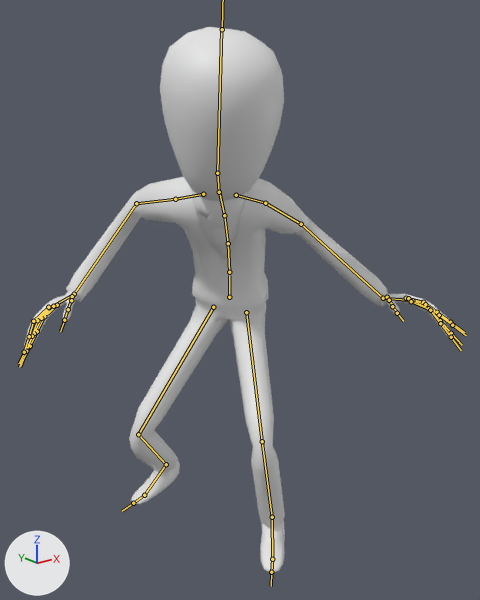
Renders of the FBX model Assets/Animations/Animation/Player/horrible_armature@Jumping.fbx from each side of a commit.
Rendered twice from a camera (50 mm lens) standing at (-1.5, -2.06, 1.77) and looking at (0.03, -0.14, 1.01). Arrows for +X, +Y and +Z are at lower left; the lights stay in place. Both versions are drawn at frame 13 of the action 'mixamo.com'; the numbers are the values there. The bones that bend it are drawn over the model as lines.

In view in the first picture: 'horrible'.
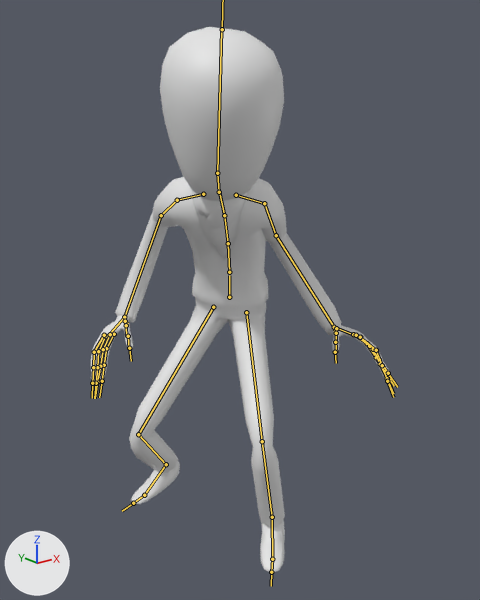
What the commit changed:
Bone 'mixamorig:LeftShoulder' (bone_mixamorig_leftshoulder) turns from (16, 0, -3) to (19, 0, -3) degrees about its own x, y and z.
Bone 'mixamorig:LeftArm' (bone_mixamorig_leftarm) turns from (52, -2, -21) to (64, -2, -20) degrees about its own x, y and z.
Bone 'mixamorig:LeftForeArm' (bone_mixamorig_leftforearm) turns from (-23, -13, 87) to (-10, 1, 87) degrees about its own x, y and z.
Bone 'mixamorig:LeftHand' (bone_mixamorig_lefthand) turns from (-36, 10, 13) to (-36, 15, 11) degrees about its own x, y and z.
Bone 'mixamorig:RightShoulder' (bone_mixamorig_rightshoulder) turns from (9, 0, 3) to (11, 0, 3) degrees about its own x, y and z.
Bone 'mixamorig:RightArm' (bone_mixamorig_rightarm) turns from (41, -4, 18) to (53, -4, 18) degrees about its own x, y and z.
Bone 'mixamorig:RightForeArm' (bone_mixamorig_rightforearm) turns from (-8, 11, -84) to (5, -3, -84) degrees about its own x, y and z.
Bone 'mixamorig:RightHand' (bone_mixamorig_righthand) turns from (-27, -13, -19) to (-27, -19, -17) degrees about its own x, y and z.

Location of each change, [x1, y1, x2, y2] in pixels of the pictures (480 x 600 px):
'horrible', posed (30% narrower): before [24, 27, 456, 573]; after [91, 27, 391, 573]
bone 'mixamorig:LeftShoulder', root to tip: before (236, 195) to (265, 203); after (236, 195) to (264, 203)
bone 'mixamorig:LeftArm', root to tip: before (265, 203) to (301, 224); after (264, 203) to (276, 235)
bone 'mixamorig:LeftForeArm', root to tip: before (301, 224) to (383, 298); after (276, 235) to (334, 327)
bone 'mixamorig:LeftHand', root to tip: before (383, 298) to (407, 300); after (334, 327) to (355, 335)
bone 'mixamorig:RightShoulder', root to tip: before (203, 194) to (175, 199); after (203, 194) to (177, 200)
bone 'mixamorig:RightArm', root to tip: before (175, 199) to (136, 203); after (177, 200) to (161, 215)
bone 'mixamorig:RightForeArm', root to tip: before (136, 203) to (74, 294); after (161, 215) to (124, 317)
bone 'mixamorig:RightHand', root to tip: before (74, 294) to (54, 305); after (124, 317) to (110, 333)
